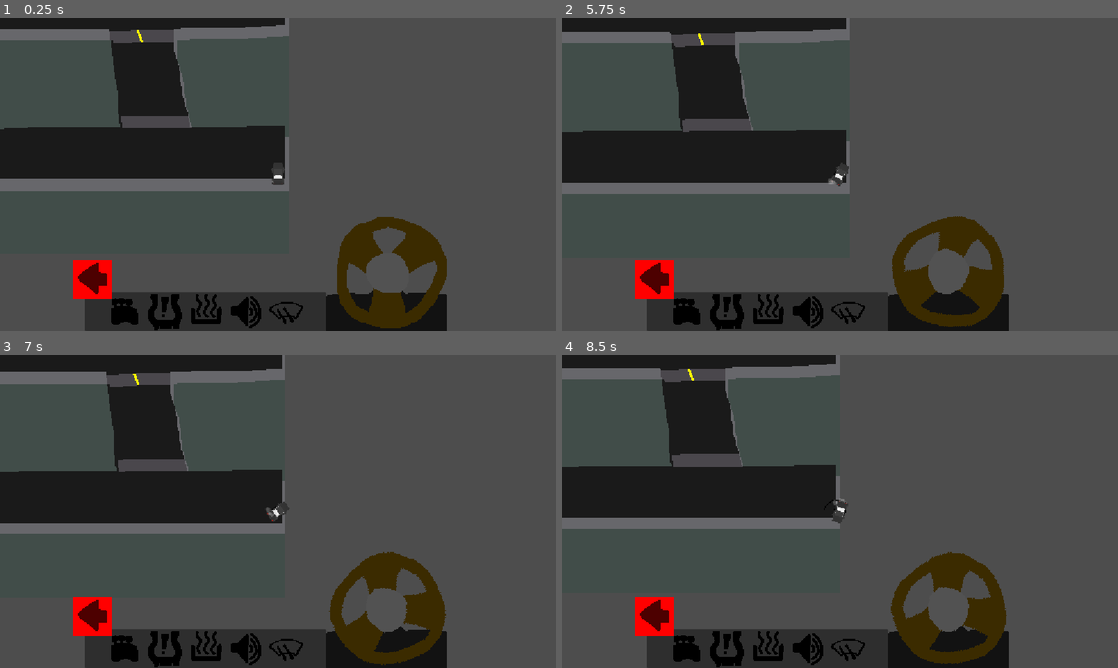
Above: before the commit, frames 1-4 (two rows, left to right).
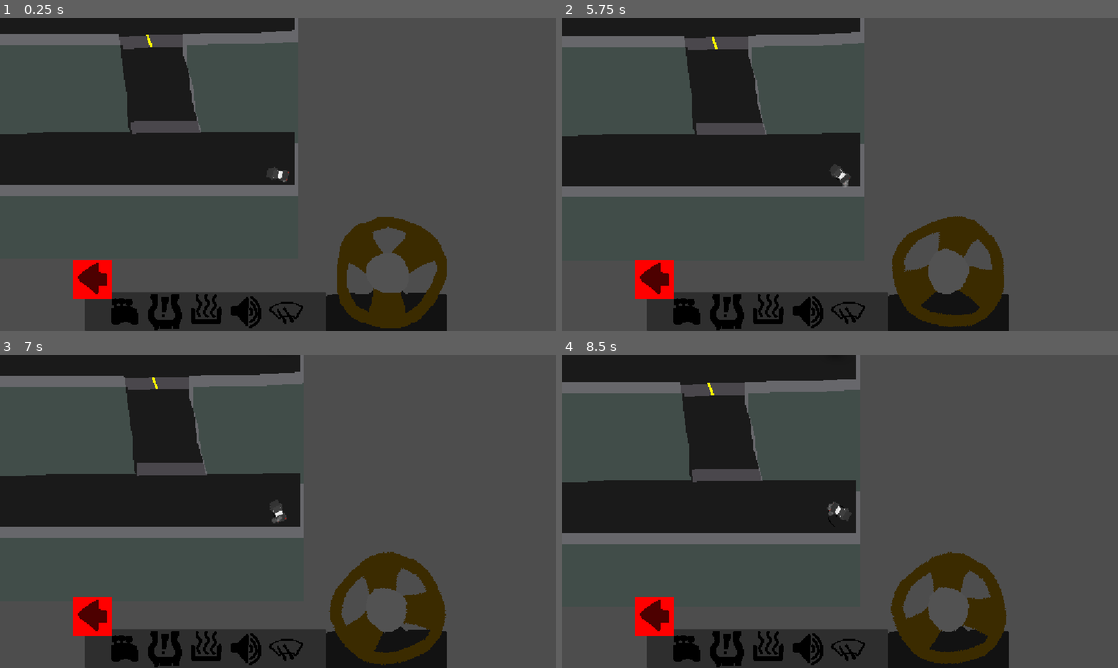
Above: after the commit, the same moments.

Repository: DBorgKiwami/game-jam-2
Game: Godot game, scene res://levels/testlevel.tscn
The game is run twice, just before and just after one commit, with the same random seed, the same clock (stepped at 60 frames per second) and the same inputs. The engine's default icon, where the game draws it, is replaced by a stand-in: a white triangle on a blue panel in a dark square.
Inputs (mouse positions are in pixels of both pictures, inside the frame that each line leads up to):
- Up to frame 1 (0.25 s): no input
- Up to frame 2 (5.75 s): click (684, 312) at 0.5 s; click (728, 312) at 1.25 s; click (767, 312) at 2 s; click (806, 312) at 2.75 s; click (851, 312) at 3.5 s; click (656, 277) at 4.25 s; tap Enter at 5 s; move the mouse to (962, 158) at 5.02 s; hold Right (turn_right) from 5.03 s (still down); hold Up (gas_pedal) from 5.03 s (still down)
- Up to frame 3 (7 s): move the mouse to (166, 527) at 5.77 s; release Right (turn_right) at 5.78 s; release Up (gas_pedal) at 5.78 s; hold Space (brakes) 5.78-6.53 s; click (166, 527) at 5.85 s; move the mouse to (333, 442) at 6.52 s; hold Right (turn_right) from 6.53 s (still down); hold Up (gas_pedal) from 6.53 s (still down)
- Up to frame 4 (8.5 s): move the mouse to (812, 574) at 7.27 s; release Up (gas_pedal) at 7.28 s; click (812, 574) at 7.35 s; move the mouse to (1006, 558) at 8.02 s; release Right (turn_right) at 8.03 s; hold Left (turn_left) from 8.03 s (still down); hold Up (gas_pedal) from 8.03 s (still down)

The runs differ from the first frame. In frame 1, 6.1% of the frame differs, in the area x 0-54%, y 0-57%; in frame 2, 5.3%; in frame 3, 6.2%; in frame 4, 13%, in the area x 0-54%, y 0-61%.

Commit message:
Rotated car in level

Diff:
--- a/levels/testlevel.tscn
+++ b/levels/testlevel.tscn
@@ -19,7 +19,8 @@
 [node name="Toolbar" parent="." unique_id=1357045452 instance=ExtResource("1_hb8io")]
 
 [node name="Car" parent="." unique_id=2090852087 instance=ExtResource("1_04qlu")]
-position = Vector2(1255, 744)
+position = Vector2(1189, 707)
+rotation = 4.9346957
 
 [node name="DirtTexture" type="Sprite2D" parent="." unique_id=1659279530]
 visible = false
